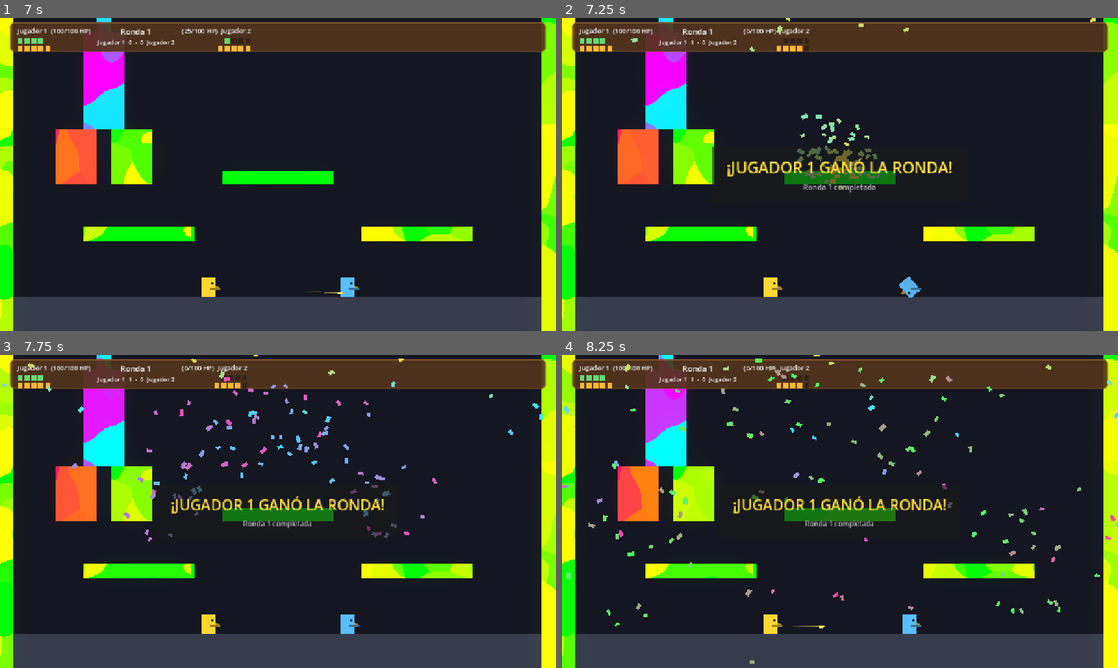
Above: before the commit, frames 1-4 (two rows, left to right).
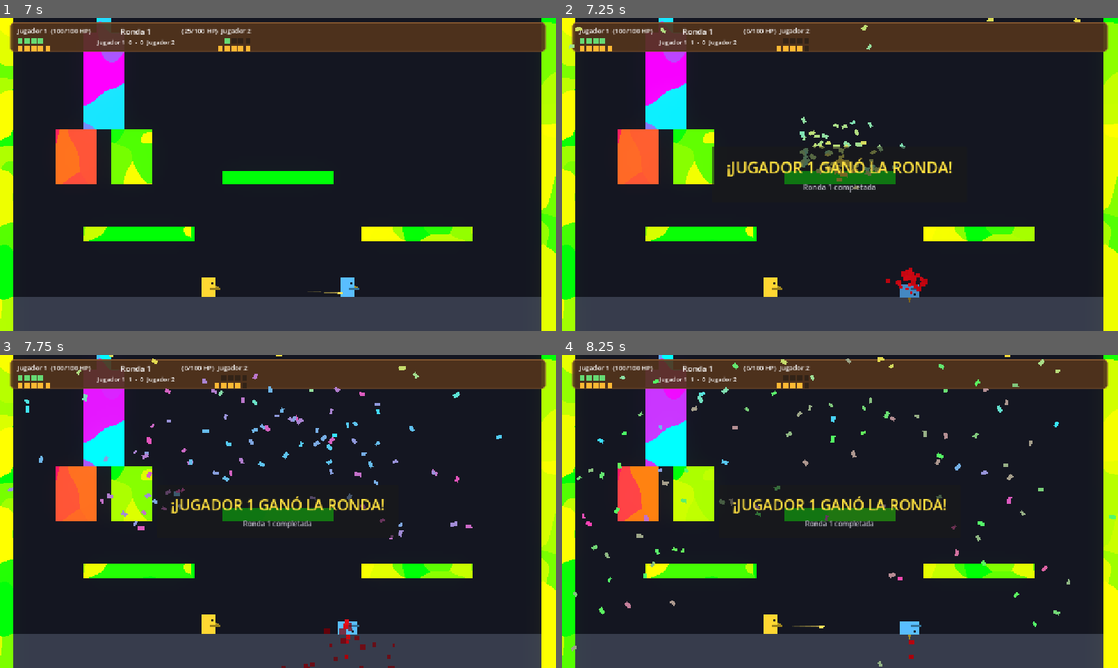
Above: after the commit, the same moments.

Repository: AdriR1ze/ONIET_Rounds
Game: Godot game, scene res://ui/main_menu.tscn
Two runs of this game, one before a commit and one after it. Both use one fixed random seed, a clock stepped at 60 frames per second and the inputs below.
Inputs (mouse positions are in pixels of both pictures, inside the frame that each line leads up to):
- Up to frame 1 (7 s): click "Jugar" at 0.5 s; click "Iniciar Partida" at 1.25 s; tap Enter at 2 s; move the mouse to (400, 158) at 2.02 s; tap V (p1_fire) every 1.5 s from 2.1 to 6.6 s; click (400, 158) at 2.17 s; drag from (166, 190) to (211, 287) at 2.77 s; move the mouse to (333, 105) at 3.52 s; click (333, 105) at 3.67 s; drag from (250, 237) to (111, 127) at 4.27 s; move the mouse to (444, 221) at 5.02 s; click (444, 221) at 5.17 s; drag from (111, 127) to (194, 96) at 5.77 s; move the mouse to (305, 174) at 6.52 s; click (305, 174) at 6.67 s
- Up to frame 2 (7.25 s): no input
- Up to frame 3 (7.75 s): drag from (194, 433) to (211, 624) at 7.27 s
- Up to frame 4 (8.25 s): move the mouse to (962, 495) at 8.02 s; tap V (p1_fire) at 8.1 s; click (962, 495) at 8.17 s

Frame 1 is identical in both runs. In frame 2, 1.5% of the frame differs, in the area x 1-96%, y 0-91%; in frame 3, 2.4%; in frame 4, 2.5%, in the area x 0-100%, y 0-100%.

Commit message:
fix(player): eliminar parry al morir, hacer que caiga al suelo y agregar efecto de sangre

Diff:
--- /dev/null
+++ b/rounds/effects/blood_splatter.gd
@@ -0,0 +1,32 @@
+extends Node2D
+
+@onready var _burst: CPUParticles2D = $Burst
+@onready var _drips: CPUParticles2D = $Drips
+
+
+func _ready() -> void:
+	_configurar_textura()
+	_burst.emitting = true
+	_drips.emitting = true
+
+	await get_tree().create_timer(1.8).timeout
+	queue_free()
+
+
+func _configurar_textura() -> void:
+	var img := Image.create(6, 6, false, Image.FORMAT_RGBA8)
+	img.fill(Color.WHITE)
+	var tex := ImageTexture.create_from_image(img)
+	_burst.texture = tex
+	_drips.texture = tex
+
+	var grad := Gradient.new()
+	grad.colors = PackedColorArray([
+		Color(0.9, 0.08, 0.12, 1.0),
+		Color(0.7, 0.02, 0.05, 0.95),
+		Color(0.45, 0.01, 0.03, 0.7),
+		Color(0.3, 0.0, 0.01, 0.0),
+	])
+	grad.offsets = PackedFloat32Array([0.0, 0.35, 0.75, 1.0])
+	_burst.color_ramp = grad
+	_drips.color_ramp = grad
--- /dev/null
+++ b/rounds/effects/blood_splatter.tscn
@@ -0,0 +1,36 @@
+[gd_scene load_steps=2 format=3]
+
+[ext_resource type="Script" path="res://effects/blood_splatter.gd" id="1_blood"]
+
+[node name="BloodSplatter" type="Node2D"]
+script = ExtResource("1_blood")
+
+[node name="Burst" type="CPUParticles2D" parent="."]
+emitting = false
+amount = 22
+lifetime = 1.0
+one_shot = true
+explosiveness = 0.88
+direction = Vector2(0, -1)
+spread = 65.0
+gravity = Vector2(0, 680)
+initial_velocity_min = 80.0
+initial_velocity_max = 240.0
+scale_amount_min = 1.2
+scale_amount_max = 2.4
+
+[node name="Drips" type="CPUParticles2D" parent="."]
+emitting = false
+amount = 8
+lifetime = 1.4
+one_shot = true
+explosiveness = 0.3
+emission_shape = 1
+emission_sphere_radius = 8.0
+direction = Vector2(0, 1)
+spread = 20.0
+gravity = Vector2(0, 480)
+initial_velocity_min = 15.0
+initial_velocity_max = 45.0
+scale_amount_min = 1.0
+scale_amount_max = 2.0
--- a/rounds/player/components/hurtbox_component.gd
+++ b/rounds/player/components/hurtbox_component.gd
@@ -6,6 +6,9 @@
 
 
 func take_hit(amount: int, source: Node = null) -> void:
+	var parent: Node = get_parent()
+	if parent != null and parent.has_method("is_alive") and not parent.is_alive():
+		return
 	hurt.emit(amount, source)
 
 
--- a/rounds/player/player.gd
+++ b/rounds/player/player.gd
@@ -4,12 +4,15 @@
 signal quacked(player_number: int)
 signal grabbed(player_number: int)
 signal parried_bullet(bullet: Node)
+
+const BLOOD_SCENE := preload("res://effects/blood_splatter.tscn")
 
 enum PlayerState {
 	IDLE,
 	WALKING,
 	AIRBORNE,
 	RAGDOLL,
+	DEAD,
 }
 
 @export var player_number: int = 1
@@ -55,6 +58,8 @@
 	_apply_gravity(delta)
 
 	match current_state:
+		PlayerState.DEAD:
+			velocity.x = move_toward(velocity.x, 0.0, friction * 0.4 * delta)
 		PlayerState.RAGDOLL:
 			velocity.x = move_toward(velocity.x, 0.0, friction * delta)
 		PlayerState.IDLE, PlayerState.WALKING, PlayerState.AIRBORNE:
@@ -67,6 +72,8 @@
 
 
 func _update_state() -> void:
+	if current_state == PlayerState.DEAD:
+		return
 	if not can_control:
 		current_state = PlayerState.RAGDOLL
 	elif not is_on_floor():
@@ -156,8 +163,12 @@
 		_body_animation.play("stand")
 
 
+func is_alive() -> bool:
+	return _health != null and _health.is_alive() and current_state != PlayerState.DEAD
+
+
 func is_spinning() -> bool:
-	return _ragdoll_timer > 0.0 or current_state == PlayerState.RAGDOLL
+	return is_alive() and _ragdoll_timer > 0.0
 
 
 func can_parry() -> bool:
@@ -189,10 +200,38 @@
 
 func _on_died() -> void:
 	AudioManager.reproducir("muerte")
-	velocity = Vector2.ZERO
 	can_control = false
-	current_state = PlayerState.RAGDOLL
-	_body_animation.play("ragdoll")
+	current_state = PlayerState.DEAD
+	_ragdoll_timer = 0.0
+	_body_animation.stop()
+
+	# Impulso de caída al suelo
+	velocity.x *= 0.3
+	velocity.y = maxf(velocity.y, 140.0)
+
+	# Rotar el personaje tumbado en el suelo
+	var rot_target := deg_to_rad(90.0 if facing >= 0 else -90.0)
+	var tween := create_tween()
+	tween.set_parallel(true)
+	tween.tween_property($Visual, "rotation", rot_target, 0.22).set_ease(Tween.EASE_OUT)
+	tween.tween_property($Visual, "position:y", 8.0, 0.22)
+	tween.tween_property(self, "modulate", Color(0.72, 0.72, 0.78, 1.0), 0.3)
+
+	# Desactivar colisión con proyectiles para no deflectar ni recibir más impactos
+	var hurtbox_col := get_node_or_null("HurtboxComponent/CollisionShape2D") as CollisionShape2D
+	if hurtbox_col != null:
+		hurtbox_col.set_deferred("disabled", true)
+
+	_spawn_blood()
+
+
+func _spawn_blood() -> void:
+	var scene_root := get_tree().current_scene if is_inside_tree() else get_parent()
+	if scene_root == null:
+		return
+	var blood := BLOOD_SCENE.instantiate() as Node2D
+	blood.global_position = global_position + Vector2(0, -6)
+	scene_root.add_child(blood)
 
 
 func stun(duration: float) -> void:
@@ -220,9 +259,14 @@
 	_stun_timer = 0.0
 	_active_dots.clear()
 	modulate = Color(1.0, 1.0, 1.0, 1.0)
+	$Visual.rotation = 0.0
+	$Visual.position = Vector2.ZERO
 	_body_animation.play("stand")
 	_update_visual_facing()
 	_health.reset()
+	var hurtbox_col := get_node_or_null("HurtboxComponent/CollisionShape2D") as CollisionShape2D
+	if hurtbox_col != null:
+		hurtbox_col.set_deferred("disabled", false)
 	if _weapon != null and _weapon.has_method("reset_cooldown"):
 		_weapon.reset_cooldown(0.35)
 
Not shown, added: rounds/effects/blood_splatter.gd.uid
Not shown, added: rounds/ui/round_winner_banner.gd.uid
Not shown, added: rounds/ui/upgrade_index_screen.gd.uid
